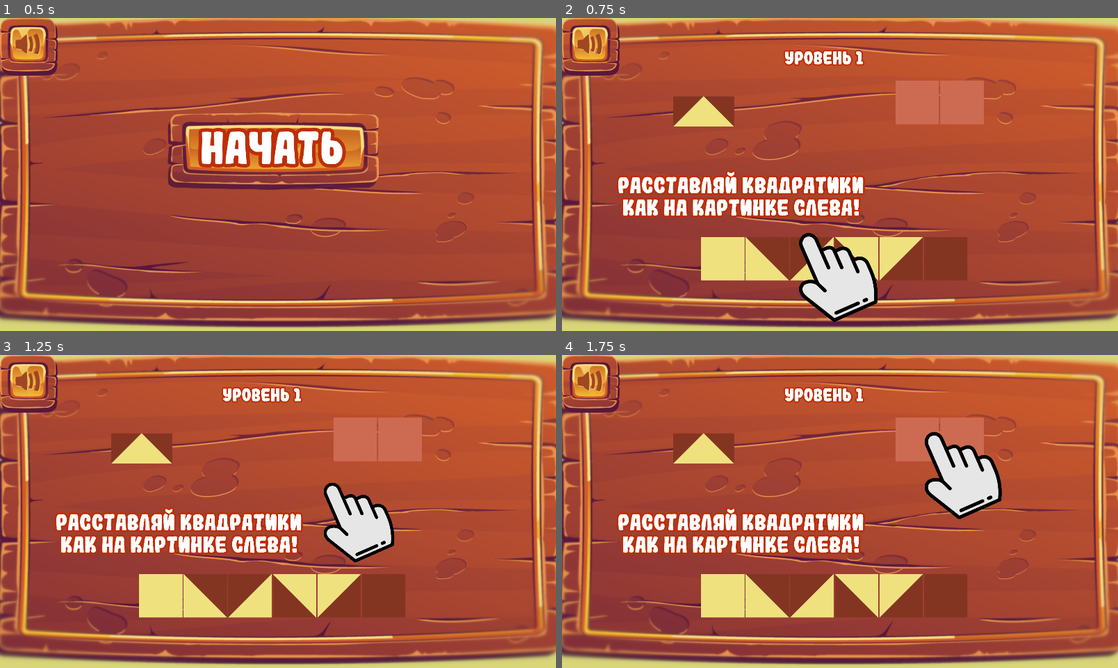
Above: before the commit, frames 1-4 (two rows, left to right).
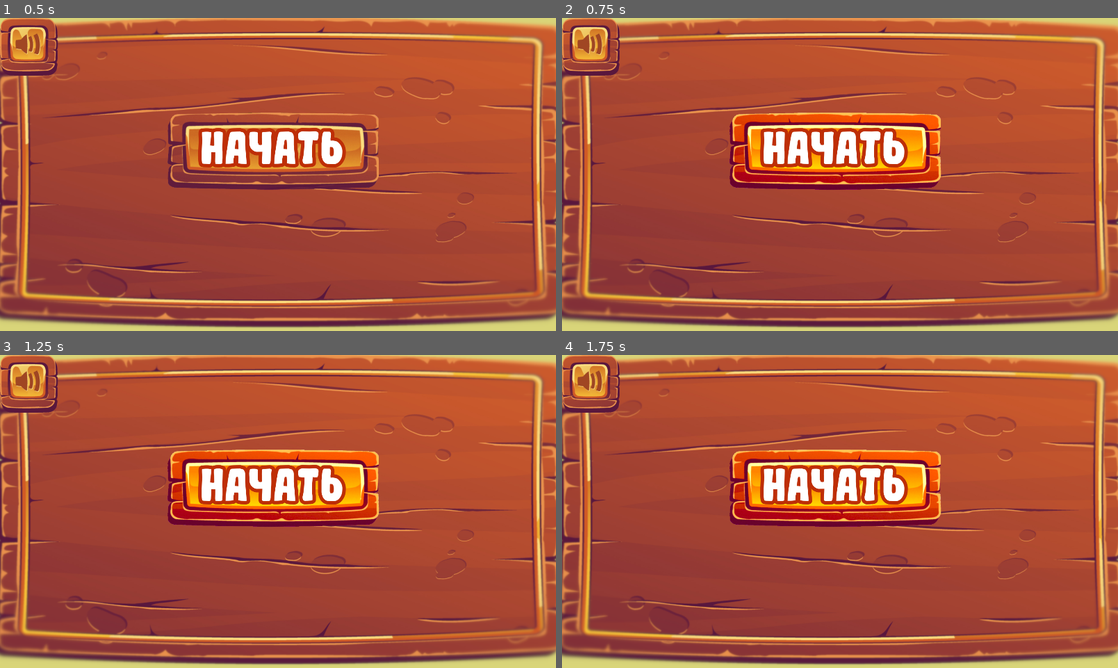
Above: after the commit, the same moments.

Repository: perk3greed/cubes_game
Game: Godot game, scene res://menu/TheGAME.tscn
Two runs of this game, one before a commit and one after it. Both use one fixed random seed, a clock stepped at 60 frames per second and the inputs below.
Inputs (mouse positions are in pixels of both pictures, inside the frame that each line leads up to):
- Up to frame 1 (0.5 s): no input
- Up to frame 2 (0.75 s): click "начать" at 0.5 s
- Up to frame 3 (1.25 s): no input
- Up to frame 4 (1.75 s): click (834, 498) at 1.25 s, where only the run after the commit has a clickable "начать"

Frame 1 is identical in both runs. In frame 2, 24% of the frame differs, in the area x 9-76%, y 10-98%; in frame 3, 23%; in frame 4, 24%, in the area x 9-80%, y 10-84%.
Error after the commit: Attempt to call function 'initSDK' in base 'null instance' on a null instance. (res://Yandex/YSDK.gd:19)

Commit message:
merged ydsk version with sanek version

Diff:
--- /dev/null
+++ b/Yandex/YSDK.gd
@@ -0,0 +1,68 @@
+extends Node
+
+var window = JavaScript.get_interface("window")
+var returned_data = {}
+
+var init_SDK_callback = JavaScript.create_callback(self, "init_SDK")
+var get_player_callback = JavaScript.create_callback(self, "get_Player")
+var get_mode_callback = JavaScript.create_callback(self, "get_Mode")
+var set_data_callback = JavaScript.create_callback(self, "set_Data")
+var get_data_callback = JavaScript.create_callback(self, "get_Data")
+
+var ready_to_get_data = false
+var first_get_callback = true
+var starting_player_logged = false
+
+func _ready() -> void:
+#	window = JavaScript.get_interface("window")
+	print("Initializing SDK...")
+	window.initSDK(init_SDK_callback)
+
+func init_SDK(args):
+#	window = JavaScript.get_interface("window")
+	print("init args from callback")
+	print(args)
+	if args[0] == true:
+#		var ready_to_get_player = 1
+		window.getPlayer(get_player_callback)
+
+func get_Player(args):
+#	window = JavaScript.get_interface("window")
+	print("player args from callback")
+	print(args)
+	print(args[0])
+	window.getMode(get_mode_callback)
+
+func get_Mode(args):
+	print("player mode args from callback")
+	print(args)
+	print(args[0])
+	if args[0] != 'lite':
+		starting_player_logged = true
+
+func set_Data_js(dataToWrite):
+#	window = JavaScript.get_interface("window")
+	print("beginning data set from godot")
+	window.setData(set_data_callback, dataToWrite)
+
+func set_Data(args):
+	print("set data args from callback")
+	print(args)
+
+func get_Data_js():
+#	window = JavaScript.get_interface("window")
+	print("beginning data get from godot")
+	return window.getData(get_data_callback)
+
+func get_Data(args):
+	print("get data args from callback")
+	print(args)
+	returned_data = JSON.parse(args[0])
+	if first_get_callback:
+		first_get_callback = false
+		return
+	ready_to_get_data = true
+
+func generate_ready_dict_in_string(td, cl):
+
+	return '{"tutorial_done": ' + str(td).to_lower() + ', "current_level": ' + str(cl) + '}'
--- a/lvl1.gd
+++ b/lvl1.gd
@@ -4,4 +4,7 @@
 
 
 func _ready():
+
+	JavaScript.eval("ysdk.adv.showFullscreenAdv({callbacks:{}});")
 	Events.emit_signal("lvlstarted", "level1")
+#	JavaScript.create_object("_player") = JavaScript.get_interface("ydsk").getPlayer()
--- a/menu/TheGAME.gd
+++ b/menu/TheGAME.gd
@@ -1,8 +1,12 @@
 extends Node2D
 
-var current_level = 1
-var tutorial_done = false
+var current_level
+var tutorial_done
 var rng = RandomNumberGenerator.new()
+var data_missing = true
+var our_data
+#var first_launch = false
+
 
 signal start_level_data(level_data)
 signal play_tutorial
@@ -76,11 +80,70 @@
 	Events.connect("sound_control_pressed", self, "sound_change")
 	Events.connect("start_button_pressed", self, "change_children")
 	Events.connect("next_button_pressed", self, "go_back_to_menu")
+	JavaScript.eval("console.log('_ready() moment')")
+#	var contador = 0
+#	while Ysdk.starting_player_logged != 1:
+#		print("starting player not logged in")
+#		contador += 1
+#		if contador >= 10000:
+#			print("quitting _ready")
+#			break
+#		print(Ysdk.get_Data_js())
+#	print("STARTING PLAYER IS LOGGED IN")
+#	print(Ysdk.get_Data_js())
 
+#	JavaScript.eval("console.log(player)")
+
+#func change_tutorial_var():
+##	tutorial_done =
+#	pass
+
+var ft = true
+#var st = false
+
+func _process(delta):
+
+	if Ysdk.starting_player_logged and data_missing:
+		print("STARTING PLAYER IS LOGGED IN")
+		print(Ysdk.window.player)
+		our_data = Ysdk.get_Data_js()
+		print(our_data)
+		data_missing = false
+		if our_data == null:
+			print("data confirmed null")
+
+#			first_launch = true
+
+			Ysdk.set_Data_js('{"tutorial_done": false, "current_level": 1}')
+#			yield(get_tree().create_timer(5.0), "timeout")
+			Ysdk.get_Data_js()
+#			yield(get_tree().create_timer(5.0), "timeout")
+#			print(Ysdk.returned_data.result["tutorial_done"])
+#		else:
+#			if our_data["tutorial_done"]:
+#				current_level = our_data["current_level"]
+#				print(tutorial_done, current_level)
+#	if st:
+#		st = false
+#		print(Ysdk.get_Data_js())
+#	if ft:
+#		ft = false
+#		st = true
+	if Ysdk.ready_to_get_data and ft:
+		print("tutorial done?")
+		tutorial_done = bool(Ysdk.returned_data.result["tutorial_done"])
+		print(tutorial_done)
+		print("current level?")
+		current_level = int(Ysdk.returned_data.result["current_level"])
+		print(current_level)
+		ft = false
 
 
 
 func change_children():
+	print("changing children...")
+	print(Ysdk.set_Data_js(Ysdk.generate_ready_dict_in_string(tutorial_done, current_level)))
+	print(Ysdk.get_Data_js())
 	$button_pressed.play()
 	if current_level <= 31:
 		var instanced_child = scene.instance()
--- a/project.godot
+++ b/project.godot
@@ -26,6 +26,7 @@
 
 [autoload]
 
+Ysdk="*res://Yandex/YSDK.gd"
 Events="*res://Src/Events.gd"
 CurrentLvl="*res://current_lvl.gd"
 
Not shown, changed: export_presets.cfg
Not shown, added: Yandex/backup-paste.html
Not shown, added: Yandex/my.jslib
Not shown, added: Yandex/yandex.js
